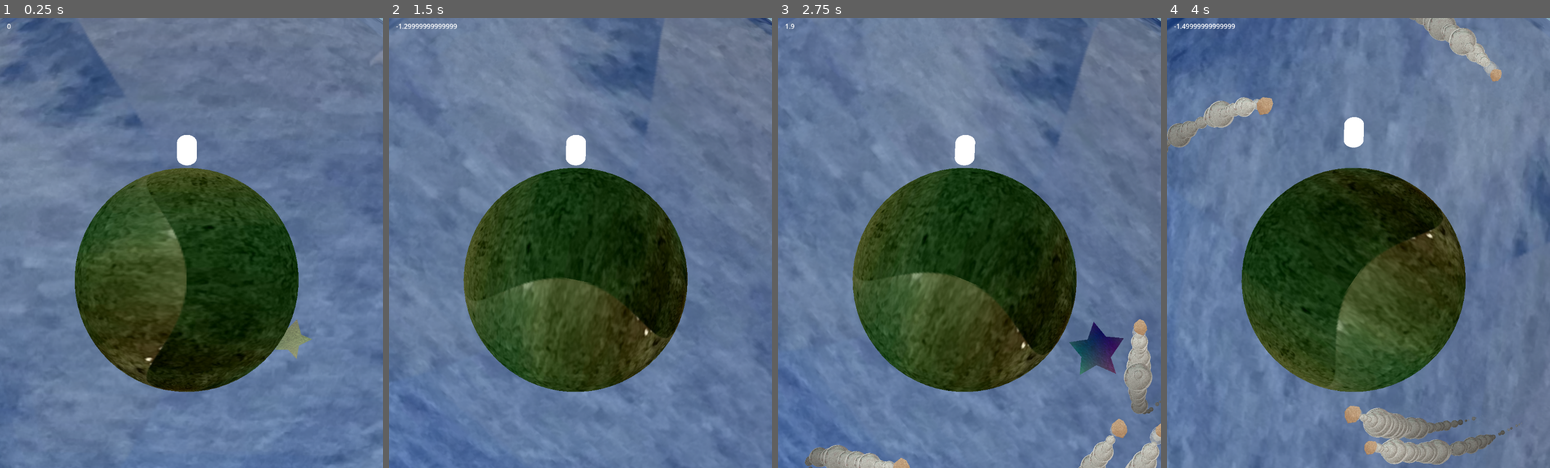
Above: before the commit, frames 1-4 (left to right).
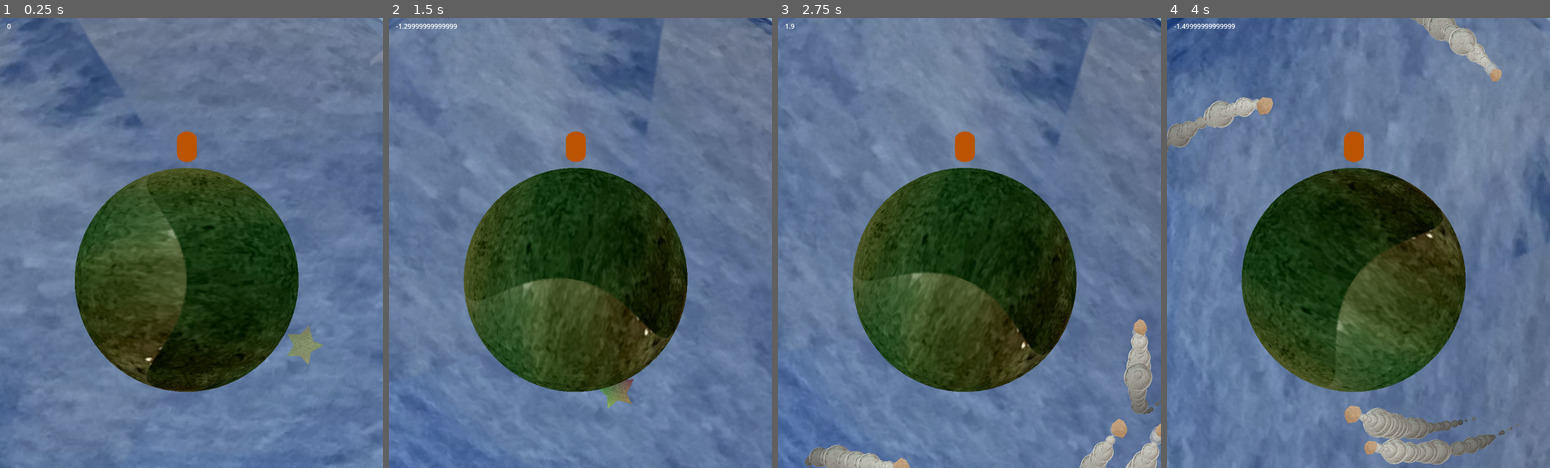
Above: after the commit, the same moments.

Repository: augustmon/comet-woods-game
Game: Godot game, scene res://scenes/world.tscn
Same seed, same stepped clock (60 frames per second), same inputs: the game is played once before the commit and once after it.
Inputs:
- Up to frame 1 (0.25 s): no input
- Up to frame 2 (1.5 s): tap Enter (ui_accept) at 0.5 s; hold D (move_right) from 0.53 s (still down); tap Space (jump) at 0.77 s
- Up to frame 3 (2.75 s): tap Space (jump) at 1.52 s; release D (move_right) at 2.03 s; hold A (move_left) from 2.03 s (still down)
- Up to frame 4 (4 s): release A (move_left) at 2.78 s; hold D (move_right) from 2.78 s (still down); tap Space (jump) at 3.02, 3.77 s

The runs differ from the first frame. In frame 1, 0.8% of the frame differs, in the area x 46-85%, y 25-77%; in frame 2, 0.7%; in frame 3, 1.2%, in the area x 46-91%, y 25-80%; in frame 4, 0.5%.
Error after the commit: Parse Error: Expected identifier after "." for attribute access. (res://scripts/player.gd:82)

Commit message:
Remove some redundant test print statements

Diff:
--- a/scripts/CometSpawner.gd
+++ b/scripts/CometSpawner.gd
@@ -60,9 +60,7 @@
 
 func choose_random_celestial() -> PackedScene:
 	var random_num = randi_range(1,10)
-	print(random_num)
 	if random_num < 2:
-		print("STARRR")
 		return STAR
 
 	else:
--- a/scripts/player.gd
+++ b/scripts/player.gd
@@ -14,7 +14,7 @@
 signal health_changed
 var HEALTH : int = MAX_HEALTH:
 	get:
-		print("health was acessed %d" % HEALTH)
+		#print("health was acessed %d" % HEALTH)
 		return HEALTH
 	set(value):
 		HEALTH = value
@@ -76,11 +76,15 @@
 func determine_grounded_position() -> void:
 	if is_on_floor() and not grounded_position:
 		grounded_position = position.y
-		print("Player at ", grounded_position)
+
 
 func _on_hit_box_area_entered(area: Area2D) -> void:
-	take_damage(10)
+	print(area.get_parent().)
+	if area.get_parent() == Star:
+		"Get a point ⭐️"
+		return
+	else:
+		take_damage(1)
 
 func _on_delay_timer_timeout() -> void:
 	jump_buffer = false
-	print("Timeout")
--- a/scripts/star.gd
+++ b/scripts/star.gd
@@ -6,6 +6,7 @@
 	set_position_and_direction()
 	set_size_scale()
 	set_life_span()
+	SPEED = 0.1
 
 func _process(delta: float) -> void:
 	var linear_velocity = direction * SPEED
Not shown, changed: .gitignore
